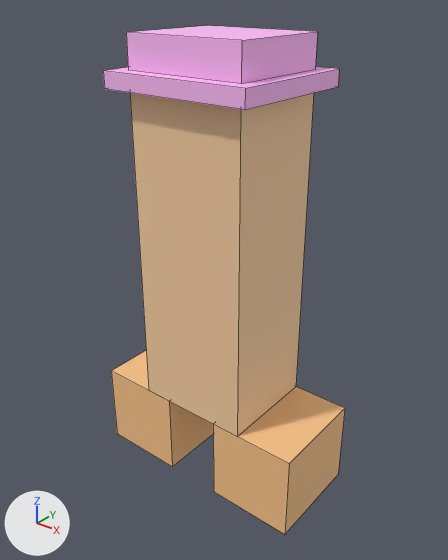
One commit to the OBJ model src/main/resources/assets/theboyssa/models/item/creeper.obj: the scene before it, then after it.
Camera for both pictures: a 50 mm lens placed at (1.45, -1.77, 2.04), pointed at (0.01, 0.03, 0.92). Every picture has the same lights, and +X, +Y and +Z are marked at lower left. Mesh edges are drawn as thin lines. Where no turn or scale is listed for an object, it has been applied to the vertices.

The older version as bpy lines, for what is in view:
```python
me_body = bpy.data.meshes.new('body')
me_body.from_pydata(...)  # a box spanning x -0.25..0.25, y -0.187..0.25, z 0.375..1.75
me_body.materials.append(mat_m_2)  # picture img_rfdsfadsf
me_cube = bpy.data.meshes.new('cube')
me_cube.from_pydata(...)  # a box spanning x -0.25..0.25, y -0.187..0.25, z 1.688..1.875
me_cube.materials.append(mat_m_2)  # picture img_rfdsfadsf
me_head = bpy.data.meshes.new('head')
me_head.from_pydata(...)  # a box spanning x -0.312..0.312, y -0.25..0.313, z 1.688..1.75
me_head.materials.append(mat_m_2)  # picture img_rfdsfadsf
me_leg1 = bpy.data.meshes.new('leg1')
me_leg1.from_pydata(...)  # a box spanning x 0.125..0.5, y -0.188..0.25, z 0.0..0.375
me_leg1.materials.append(mat_m_2)  # picture img_rfdsfadsf
ob_body = bpy.data.objects.new('body', me_body)
ob_body.location = (0.0, 0.0, 0.0)
ob_cube = bpy.data.objects.new('cube', me_cube)
ob_cube.location = (0.0, 0.0, 0.0)
ob_head = bpy.data.objects.new('head', me_head)
ob_head.location = (0.0, 0.0, 0.0)
ob_leg1 = bpy.data.objects.new('leg1', me_leg1)
ob_leg1.location = (0.0, 0.0, 0.0)
# also in view: 'leg3' at (-0.31, 0.03, 0.19)
```
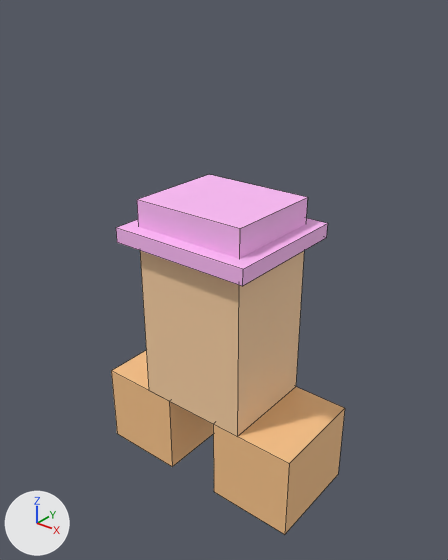
Location of each change, [x1, y1, x2, y2] in pixels of the pictures (448 x 560 px):
'body', mesh rescaled: before [130, 93, 314, 436]; after [140, 251, 304, 436]
'head', mesh moved: before [103, 67, 339, 110]; after [116, 218, 328, 286]
'head.001', added (pink): after [137, 175, 307, 259]
'cube', deleted (pink): before [126, 25, 318, 84]

The change in detail:
me_body has 8 vertices, 6 faces and spans x -0.25..0.25, y -0.187..0.25, z 0.375..1.75.
me_body is used by ob_body; location (0.0, 0.0, 0.0).
me_body part 1: the whole mesh is scaled about its middle by (1, 1, 0.545), then moved by (0.0, 0.0, -0.312).
me_head has 8 vertices, 6 faces and spans x -0.312..0.312, y -0.25..0.313, z 1.688..1.75.
me_head is used by ob_head; location (0.0, 0.0, 0.0).
me_head part 2: the whole mesh is moved by (0.0, 0.0, -0.59).
Mesh me_head_001 is new.
It is a box spanning x -0.25..0.25, y -0.187..0.25, z 1.148..1.272.
It uses material mat_m_2 (picture img_rfdsfadsf).
Object 'cube' (ob_cube) is deleted.
Object 'head.001' (ob_head_001) is new; it shows me_head_001.
Its location is (0.0, 0.0, 0.0).
